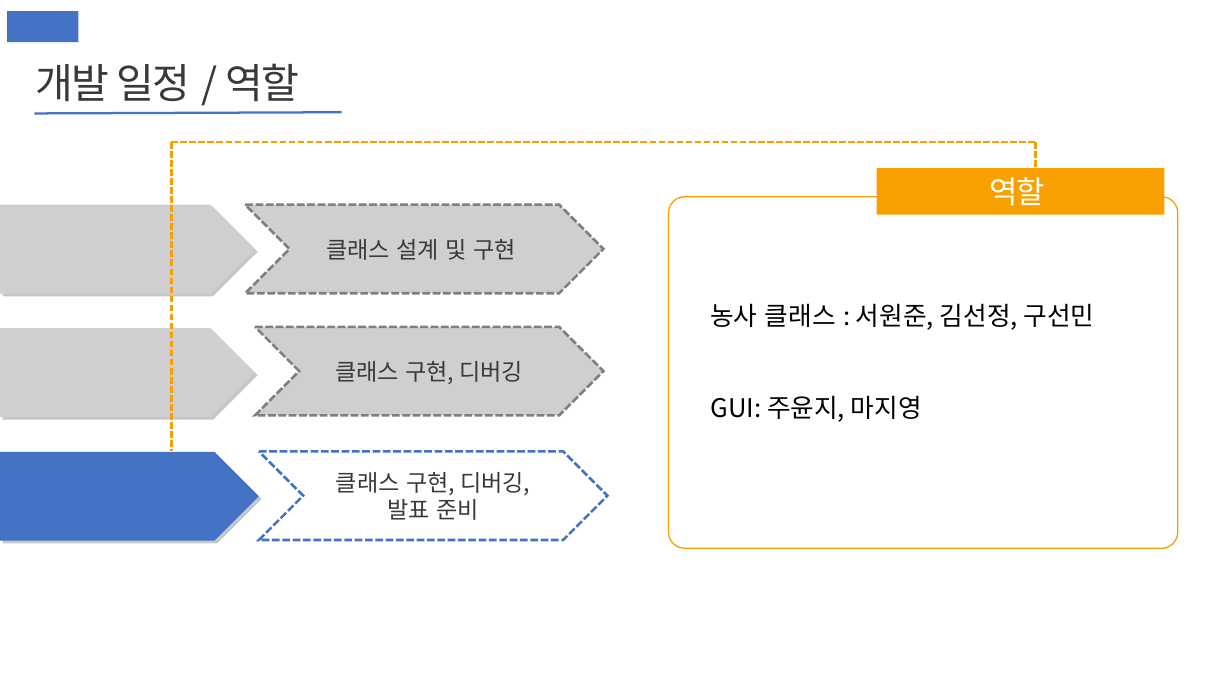
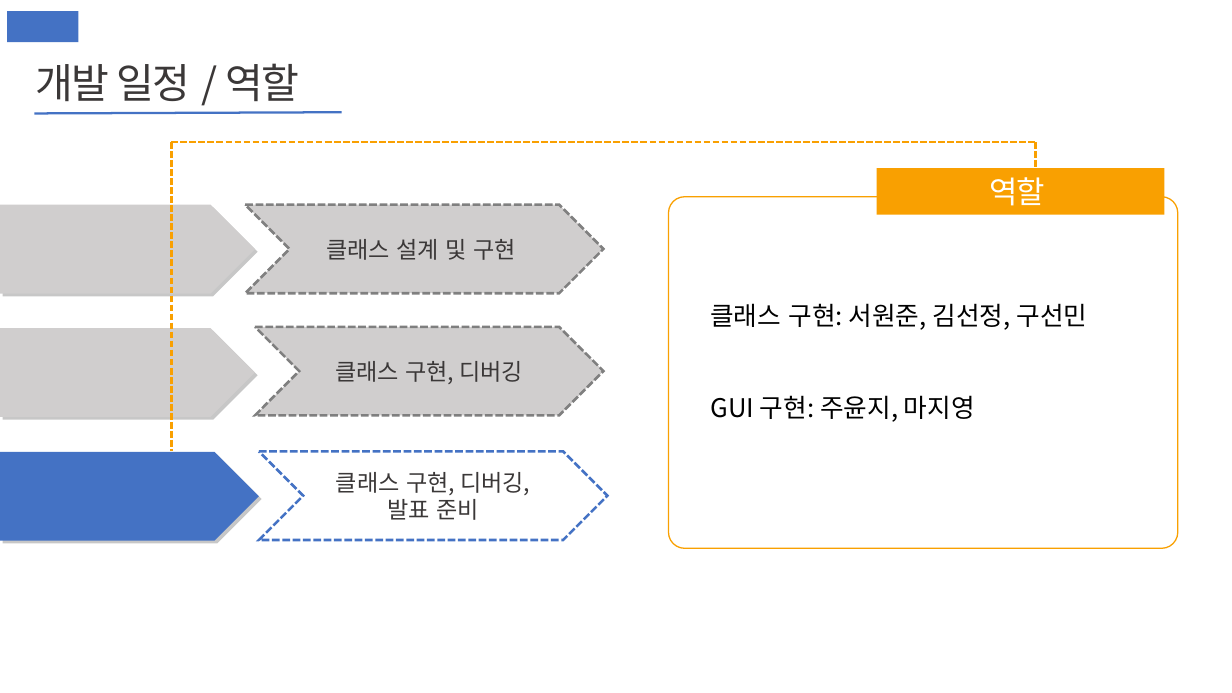
Before and after one commit to Sunmon/PlusPlusValley, a slide deck: slide 15 of docs/전기프2_쁠쁠밸리_3주차.pptx (slide 12 before the commit). Drawn at 1232x693 pixels with LibreOffice and Linux fonts; fonts in the diff are those of the drawing. Boxes give left, top, right and bottom in pixels: in the first picture for what was removed or moved away, otherwise in the second. Text is boxed around its words. In the diff, an @@ line names an element or a change of style, - is before the commit and + after.

```diff
--- a/docs/전기프2_쁠쁠밸리_3주차.pptx
+++ b/docs/전기프2_쁠쁠밸리_3주차.pptx
@@ text at [710, 303, 1087, 422]: text changed @@
-농사 클래스 : 서원준, 김선정, 구선민
-GUI: 주윤지, 마지영
+클래스 구현: 서원준, 김선정, 구선민
+GUI 구현: 주윤지, 마지영
```
Also in this commit, not shown: 2 other slides changed, 3 slides added.
